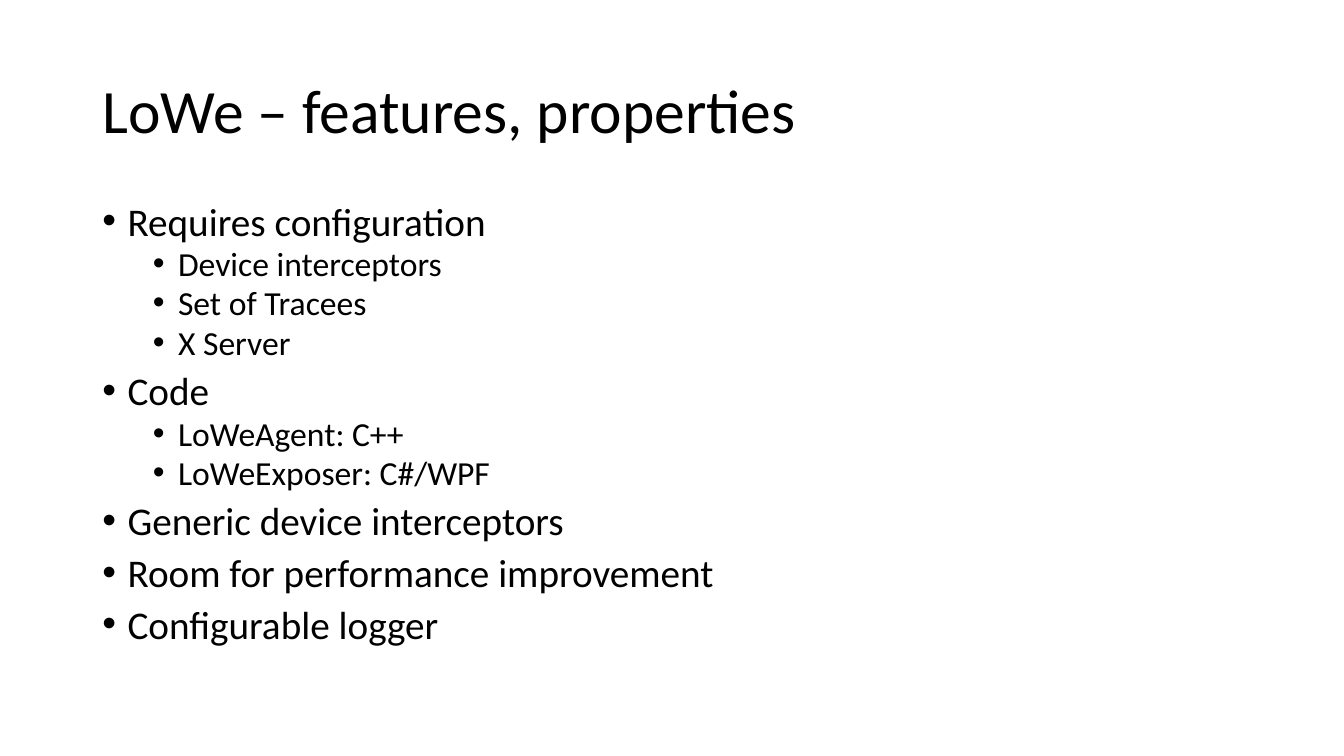
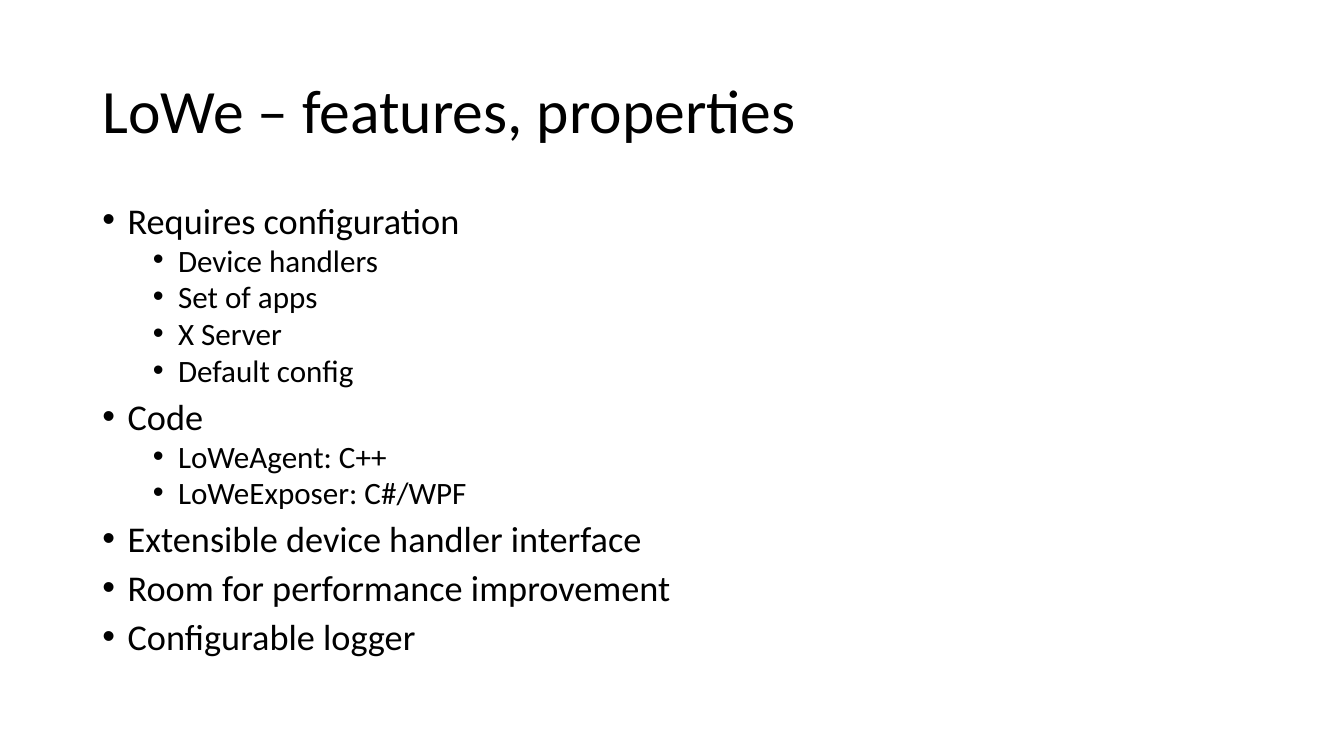
Before and after one commit to kpocza/LoWe, a slide deck: slide 18 of talks/entdev170222/EntDev170222_MSLovesLinux.pptx. Drawn at 1344x756 pixels with LibreOffice and Linux fonts; fonts in the diff are those of the drawing. Boxes give left, top, right and bottom in pixels: in the first picture for what was removed or moved away, otherwise in the second. Text is boxed around its words. In the diff, an @@ line names an element or a change of style, - is before the commit and + after.

Commit message:
Text paste support, updates to pptx

```diff
--- a/talks/entdev170222/EntDev170222_MSLovesLinux.pptx
+++ b/talks/entdev170222/EntDev170222_MSLovesLinux.pptx
@@ text at box(128, 209, 670, 657): size 28 to 25.9 pt in "Requires configuration", "Code", "Room for performance improvement", "Configurable logger"; size 24 to 22.2 pt in "X Server", "LoWeAgent: C++", "LoWeExposer: C#/WPF" @@
@@ text at box(178, 250, 378, 313): text changed; size 24 to 22.2 pt @@
-  • Device interceptors
-  • Set of Tracees
+  • Device handlers
+  • Set of apps
@@ text at box(178, 360, 353, 388): paragraph added @@
+  • Default config
@@ text at box(128, 526, 642, 553): text changed; size 28 to 25.9 pt @@
-• Generic device interceptors
+• Extensible device handler interface
```
Also in this commit, not shown: 9 other slides changed, 5 other files.
